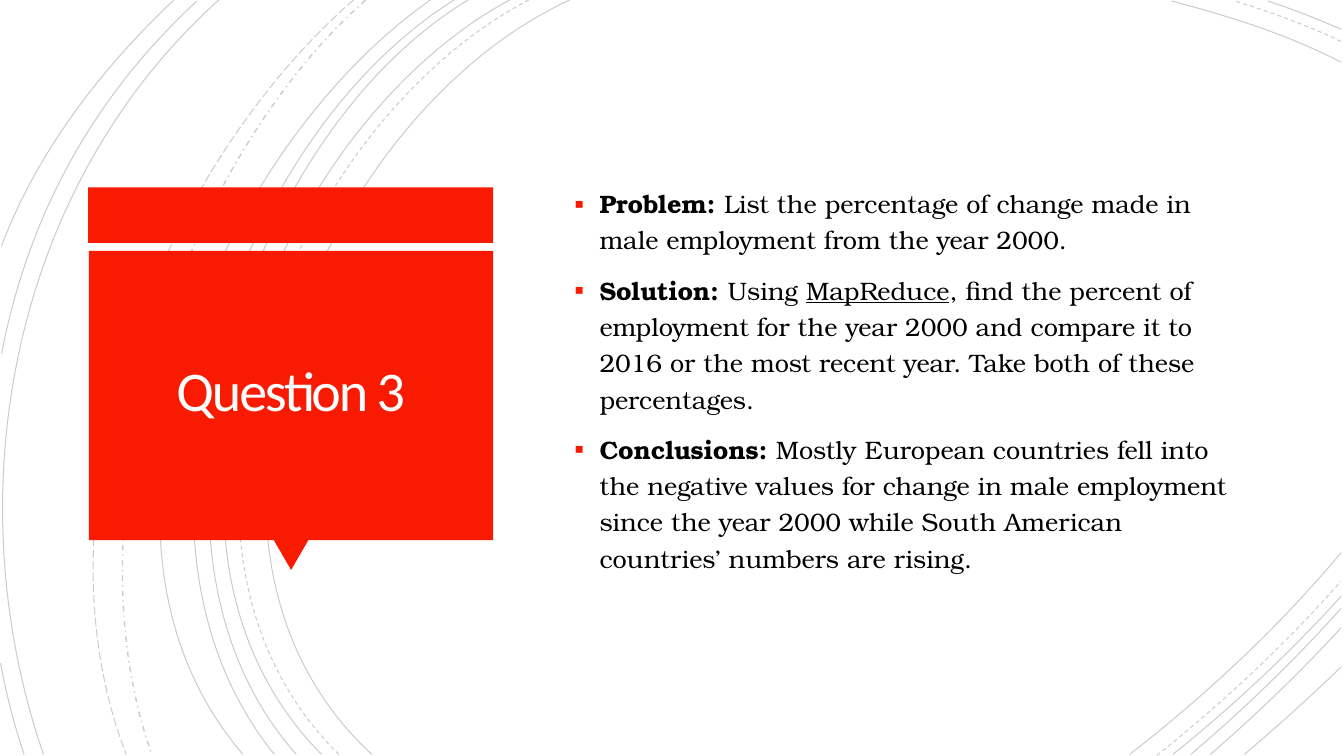
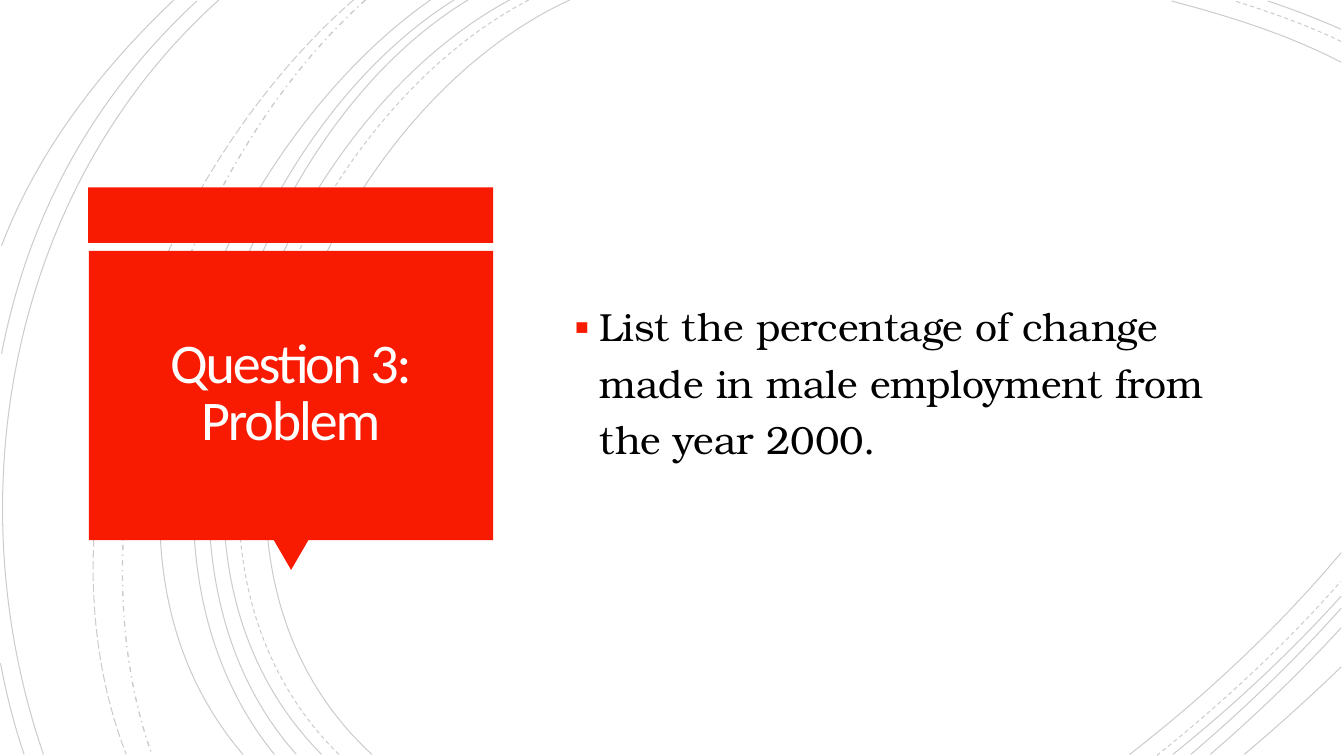
Before and after one commit to cordellsl/Project2, a slide deck: slide 6 of Project 2 Presentation.pptx (slide 4 before the commit). Drawn at 1344x756 pixels with LibreOffice and Linux fonts; fonts in the diff are those of the drawing. Boxes give left, top, right and bottom in pixels: in the first picture for what was removed or moved away, otherwise in the second. Text is boxed around its words. In the diff, an @@ line names an element or a change of style, - is before the commit and + after.

```diff
--- a/Project 2 Presentation.pptx
+++ b/Project 2 Presentation.pptx
@@ text at box(600, 312, 1203, 464): text changed; size 18 to 28 pt @@
-▪ Problem: List the percentage of change made in male employment from the year 2000.
-▪ Solution: Using MapReduce, find the percent of employment for the year 2000 and compare it to 2016 or the most recent year. Take both of these percentages.
-▪ Conclusions: Mostly European countries fell into the negative values for change in male employment since the year 2000 while South American countries’ numbers are rising.
+▪ List the percentage of change made in male employment from the year 2000.
@@ title at box(170, 344, 411, 441): text changed @@
-Question 3
+Question 3:
+Problem
```
Also in this commit, not shown: 4 other slides changed, 9 slides added.
